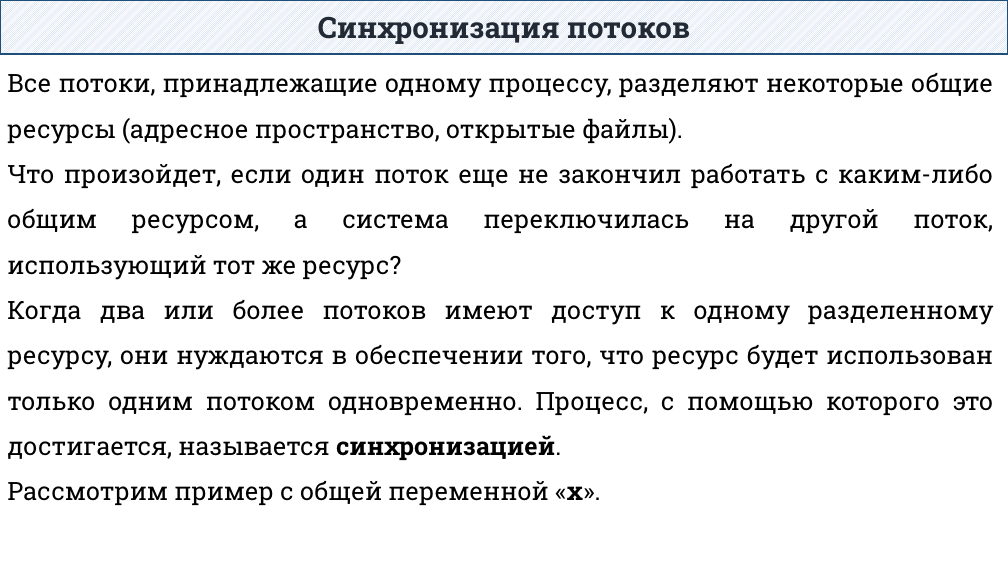
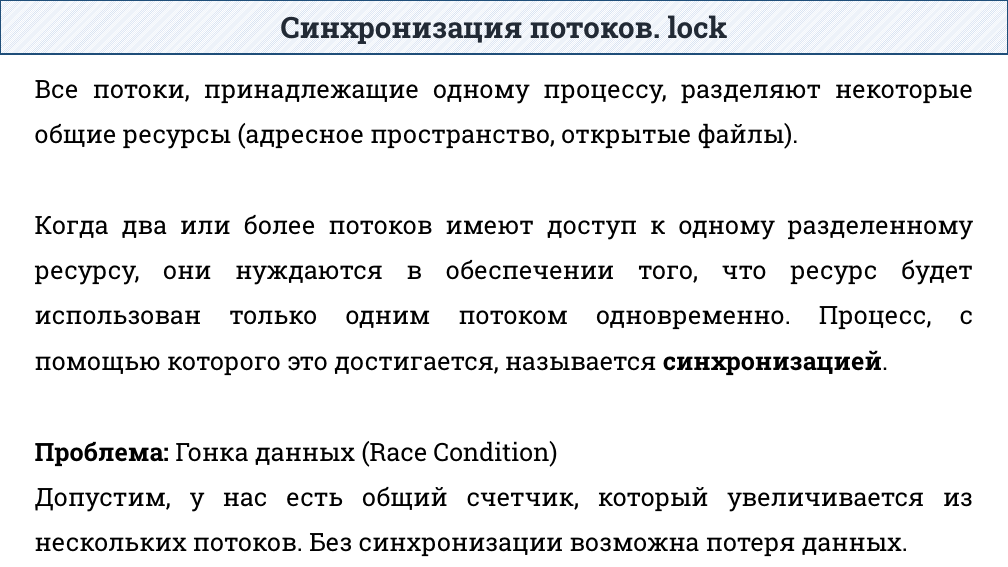
Before and after one commit to DaniilKlyukin/ITiP-3, a slide deck: slide 21 of Лекции/ИТиП 3 лек 5.pptx (slide 16 before the commit). Drawn at 1008x567 pixels with LibreOffice and Linux fonts; fonts in the diff are those of the drawing. Boxes give left, top, right and bottom in pixels: in the first picture for what was removed or moved away, otherwise in the second. Text is boxed around its words. In the diff, an @@ line names an element or a change of style, - is before the commit and + after.

```diff
--- a/Лекции/ИТиП 3 лек 5.pptx
+++ b/Лекции/ИТиП 3 лек 5.pptx
@@ text in rectangle at bbox=[281, 15, 728, 44]: text changed @@
-Синхронизация потоков
+Синхронизация потоков. lock
@@ text "Все потоки, принадлежащие одному процессу, ...": place and size @@
-text "Все потоки, принадлежащие одному процессу, ..." at bbox=[7, 73, 994, 505]
+text "Все потоки, принадлежащие одному процессу, ..." at bbox=[35, 80, 974, 556]
@@ text at bbox=[7, 164, 993, 280]: paragraph removed @@
-Что произойдет, если один поток еще не закончил работать с каким-либо общим ресурсом, а система переключилась на другой поток, использующий тот же ресурс?
@@ text at bbox=[35, 441, 973, 556]: text changed @@
-Рассмотрим пример с общей переменной «x».
+Проблема: Гонка данных (Race Condition)
+Допустим, у нас есть общий счетчик, который увеличивается из нескольких потоков. Без синхронизации возможна потеря данных.
```
Also in this commit, not shown: 15 other slides changed, 23 slides added, 8 slides removed.
